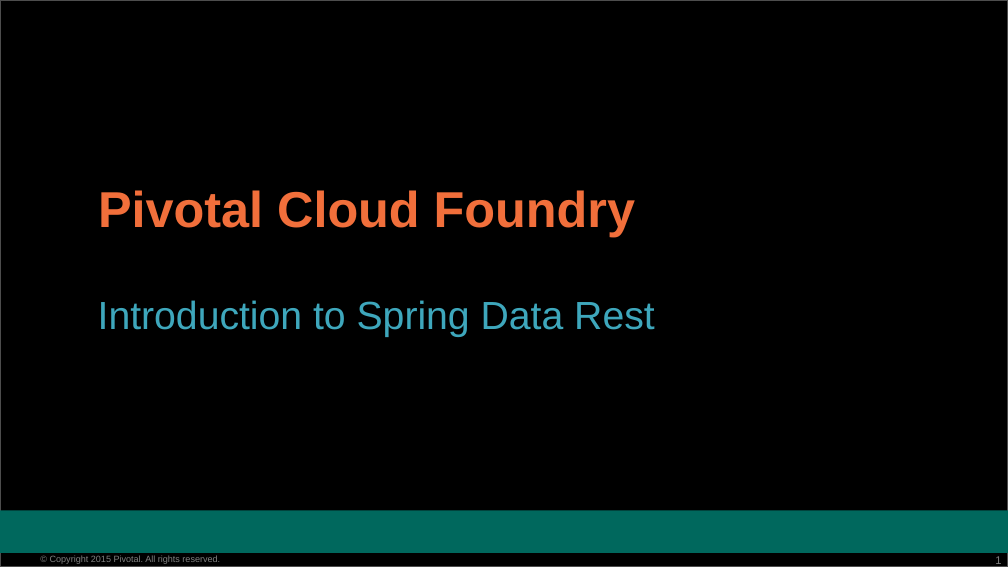
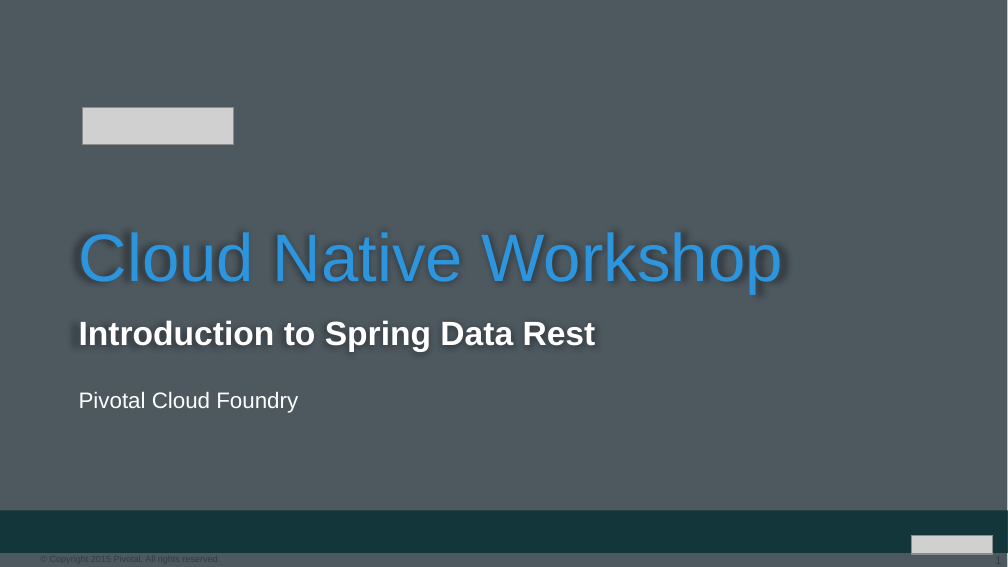
Before and after one commit to cbusch-pivotal/stl-cloud-native-spring-workshop, a slide deck: slide 1 of session_04/Session_04-Spring_Data.pptx. Drawn at 1008x567 pixels with LibreOffice and Linux fonts; fonts in the diff are those of the drawing; grey boxes stand for pictures; background and template pictures are left out. Boxes give left, top, right and bottom in pixels: in the first picture for what was removed or moved away, otherwise in the second. Text is boxed around its words. In the diff, an @@ line names an element or a change of style, - is before the commit and + after.

Commit message:
align presentations

```diff
--- a/session_04/Session_04-Spring_Data.pptx
+++ b/session_04/Session_04-Spring_Data.pptx
@@ rectangle removed at bbox=[0, 0, 1008, 566] @@
@@ rectangle added at bbox=[0, 0, 1008, 567], fill #182730 at 77% opacity @@
@@ picture added at bbox=[83, 108, 234, 145] @@
@@ text "Cloud Native Workshop": place and size @@
-text "Cloud Native Workshop" at bbox=[98, 300, 654, 337]
+text "Cloud Native Workshop" at bbox=[79, 232, 783, 352]
@@ text at bbox=[79, 232, 783, 294]: paragraph added @@
+Cloud Native Workshop
@@ text at bbox=[79, 320, 596, 352]: size 28 to 24 pt, text colour #3EA7BC to #FFFFFF, bold on in "Introduction to Spring Data Rest" @@
@@ text "Pivotal Cloud Foundry": place and size @@
-text "Pivotal Cloud Foundry" at bbox=[98, 190, 635, 237]
+text "Pivotal Cloud Foundry" at bbox=[79, 392, 298, 413]
@@ text "Pivotal Cloud Foundry" at bbox=[79, 392, 298, 413]: size 36 to 16 pt, text colour #F16F3B to #FFFFFF, bold off; line spacing 0.9 to 1; more space between paragraphs; vertical alignment bottom to top @@
@@ picture added at bbox=[912, 535, 993, 554] @@
```
Also in this commit, not shown: 13 other files.
